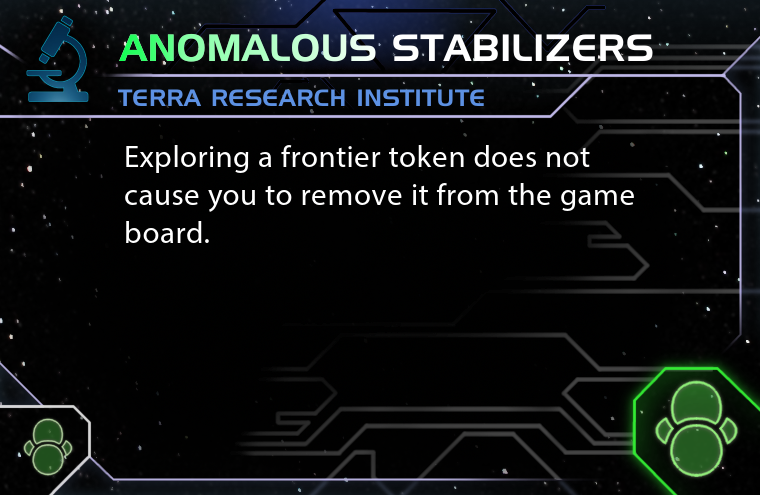
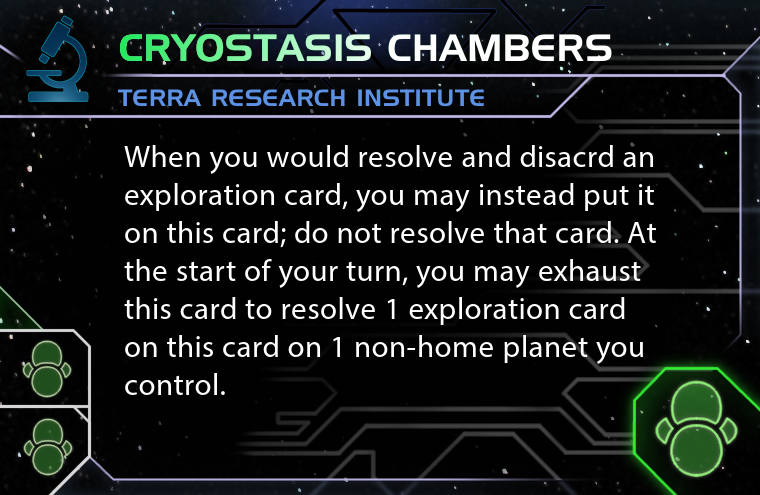
Revision of a layered 760 x 495 image; what changed, layer by layer:
painted on "Fade" over <box>119,33,612,62</box>
renamed "ANOMALOUS STABILIZERS" to "CRYOSTASIS CHAMBERS", painted on it over <box>119,33,653,62</box>
renamed "Exploring a frontier token doe..." to "When you would resolve and dis...", painted on it over <box>124,145,656,395</box>
showed "green prereq 2" over <box>20,339,73,401</box>
showed "2 prereq" over <box>0,328,92,495</box>
showed "t2" over <box>0,285,49,333</box>
hid "t1" over <box>0,285,49,409</box>